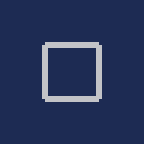
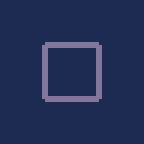
Layers edited between the first and the second 144 x 144 image:
painted on "Layer 1" over [42, 42, 102, 102]
